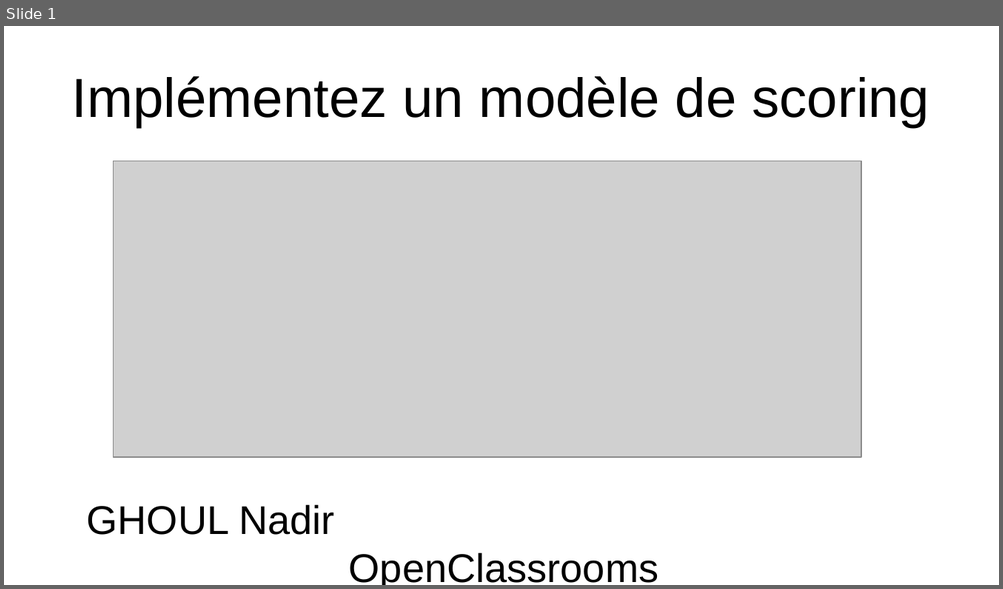
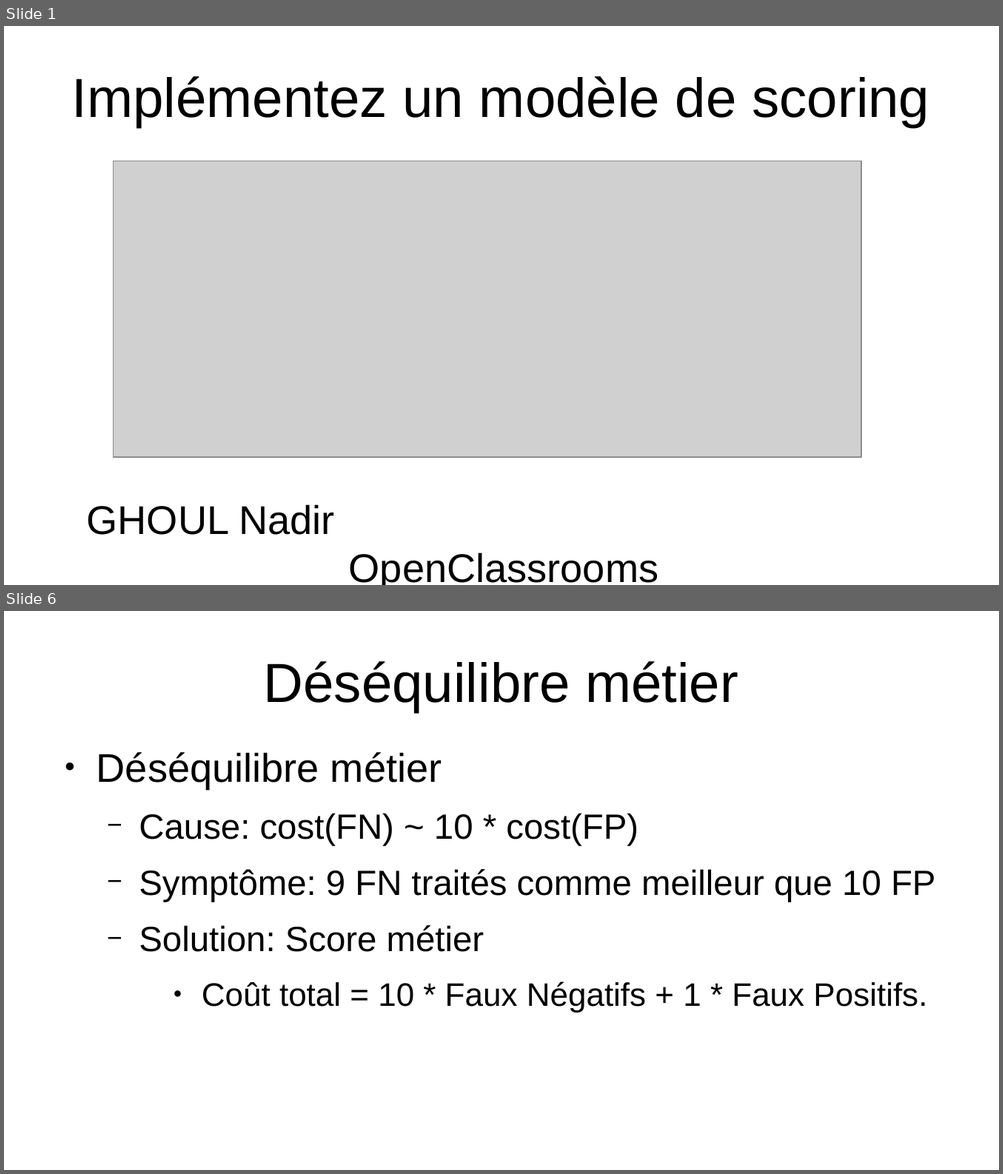
Before and after one commit to gndu91/p7, a slide deck: deliverables/GHOUL_Nadir_6_presentation.odp. Shown one above the other, each under a label of ours: slide 1 before the commit, slides 1 and 6 after it; the slides between them are not shown. The pictures are 1003x589 and 1003x1174 pixels, drawn with LibreOffice and Linux fonts; fonts in the diff are those of the drawing; grey boxes stand for pictures. Boxes give left, top, right and bottom in pixels: in the first picture for what was removed or moved away, otherwise in the second. Text is boxed around its words. In the diff, an @@ line names an element or a change of style, - is before the commit and + after.

```diff
--- a/deliverables/GHOUL_Nadir_6_presentation.odp
+++ b/deliverables/GHOUL_Nadir_6_presentation.odp
@@ slide 6 added at (4,611,999,1170), background #FFFFFF @@
@@ title added at (264,661,738,712), 44 pt, text #000000 @@
+Déséquilibre métier
@@ text added at (96,752,936,1013), 28 pt, text #000000 @@
+● Déséquilibre métier
+  − Cause: cost(FN) ~ 10 * cost(FP)
+  − Symptôme: 9 FN traités comme meilleur que 10 FP
+  − Solution: Score métier
+    ● Coût total = 10 * Faux Négatifs + 1 * Faux Positifs.
```
Also in this commit, not shown: 12 other slides added, 1 slide removed, 1 other file.
